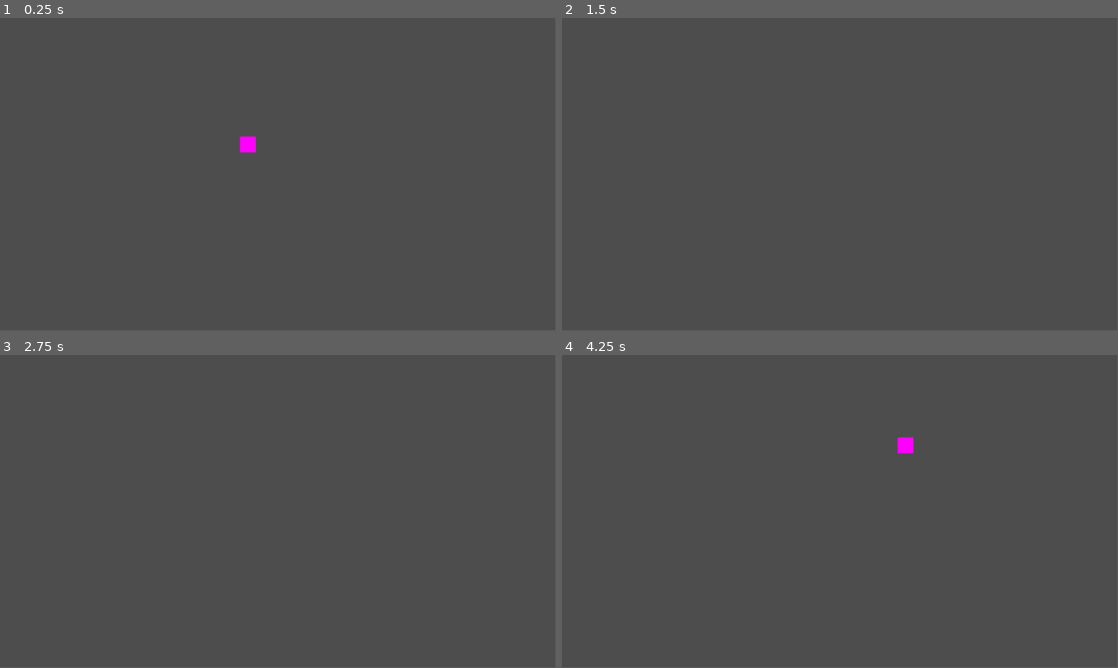
Above: before the commit, frames 1-4 (two rows, left to right).
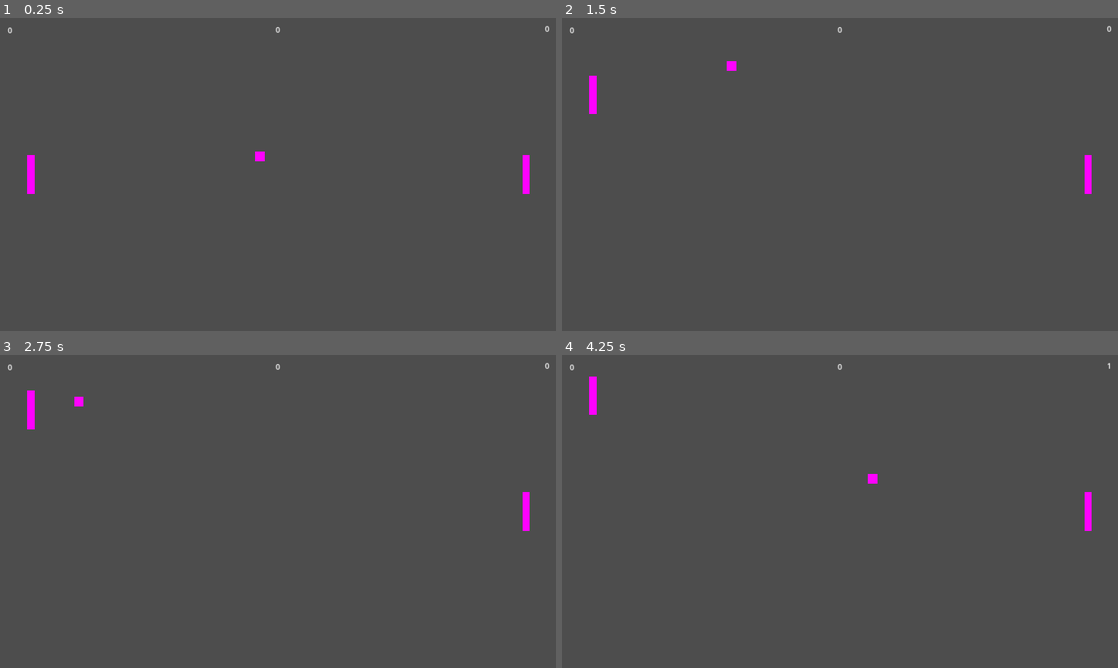
Above: after the commit, the same moments.

Repository: pickwick9/godot-pong
Game: Godot game, scene res://main.tscn
Same seed, same stepped clock (60 frames per second), same inputs: the game is played once before the commit and once after it.
Inputs:
- Up to frame 1 (0.25 s): no input
- Up to frame 2 (1.5 s): hold W 0.53-1.28 s; hold S from 1.28 s (still down)
- Up to frame 3 (2.75 s): release S at 2.03 s; hold W from 2.03 s (still down)
- Up to frame 4 (4.25 s): release W at 3.53 s; hold S from 3.53 s (still down)
In our replay, the window is 799x449 before the commit and 800x450 after it. These sizes can differ from the game's own. Grey fills any space a smaller window leaves; there, only what the larger window draws over its background counts as a difference.

The runs differ from the first frame. In frame 1, 0.6% of the frame differs, in the area x 1-99%, y 2-57%; in frame 2, 0.4%; in frame 3, 0.4%; in frame 4, 0.6%.

Commit message:
small changes to camera and viewport

Diff:
--- a/main.tscn
+++ b/main.tscn
@@ -17,22 +17,21 @@
 script = ExtResource("1_ktt8w")
 
 [node name="Camera2D" type="Camera2D" parent="."]
-zoom = Vector2(1.65, 1.65)
 
 [node name="borders" type="Node" parent="."]
 
 [node name="Left" type="Area2D" parent="borders"]
-position = Vector2(-572, 2)
+position = Vector2(-587, 4)
 rotation = 1.5708
 collision_layer = 0
 collision_mask = 2
 
 [node name="CollisionShape2D" type="CollisionShape2D" parent="borders/Left"]
-position = Vector2(-1, 0)
+position = Vector2(3, 0)
 shape = SubResource("RectangleShape2D_mk3tg")
 
 [node name="Right" type="Area2D" parent="borders"]
-position = Vector2(573, 4)
+position = Vector2(587, 3)
 rotation = 1.5708
 collision_layer = 0
 collision_mask = 2
@@ -41,7 +40,7 @@
 shape = SubResource("RectangleShape2D_mk3tg")
 
 [node name="Top" type="Area2D" parent="borders"]
-position = Vector2(0, -322)
+position = Vector2(-5, -335)
 collision_layer = 0
 collision_mask = 2
 
@@ -50,7 +49,7 @@
 shape = SubResource("RectangleShape2D_vsm5u")
 
 [node name="Bottom" type="Area2D" parent="borders"]
-position = Vector2(0, 331)
+position = Vector2(1, 337)
 collision_layer = 0
 collision_mask = 2
 
--- a/project.godot
+++ b/project.godot
@@ -15,6 +15,11 @@
 config/features=PackedStringArray("4.1", "Forward Plus")
 config/icon="res://icon.svg"
 
+[display]
+
+window/stretch/mode="canvas_items"
+window/stretch/aspect="ignore"
+
 [input]
 
 pause={
--- a/scenes/paddle/paddle.tscn
+++ b/scenes/paddle/paddle.tscn
@@ -4,13 +4,13 @@
 
 [sub_resource type="NoiseTexture2D" id="NoiseTexture2D_ancxq"]
 width = 15
-height = 100
+height = 80
 
 [sub_resource type="RectangleShape2D" id="RectangleShape2D_unndh"]
-size = Vector2(15, 100)
+size = Vector2(15, 80)
 
 [sub_resource type="RectangleShape2D" id="RectangleShape2D_oa4f1"]
-size = Vector2(15, 100)
+size = Vector2(15, 80)
 
 [node name="paddle" type="CharacterBody2D"]
 script = ExtResource("1_mc4bq")
